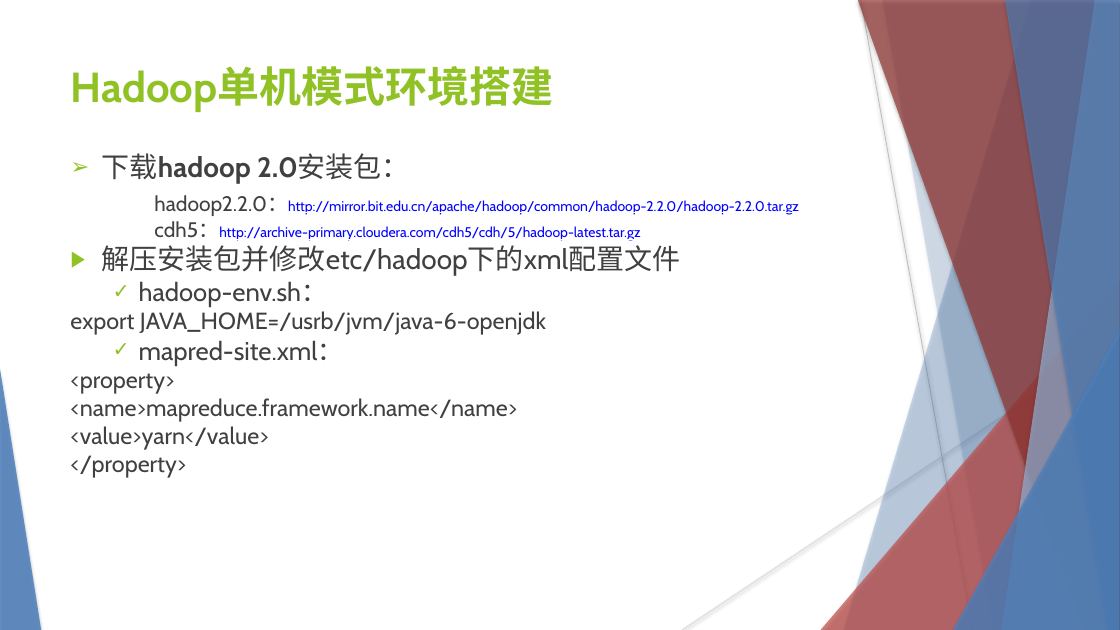
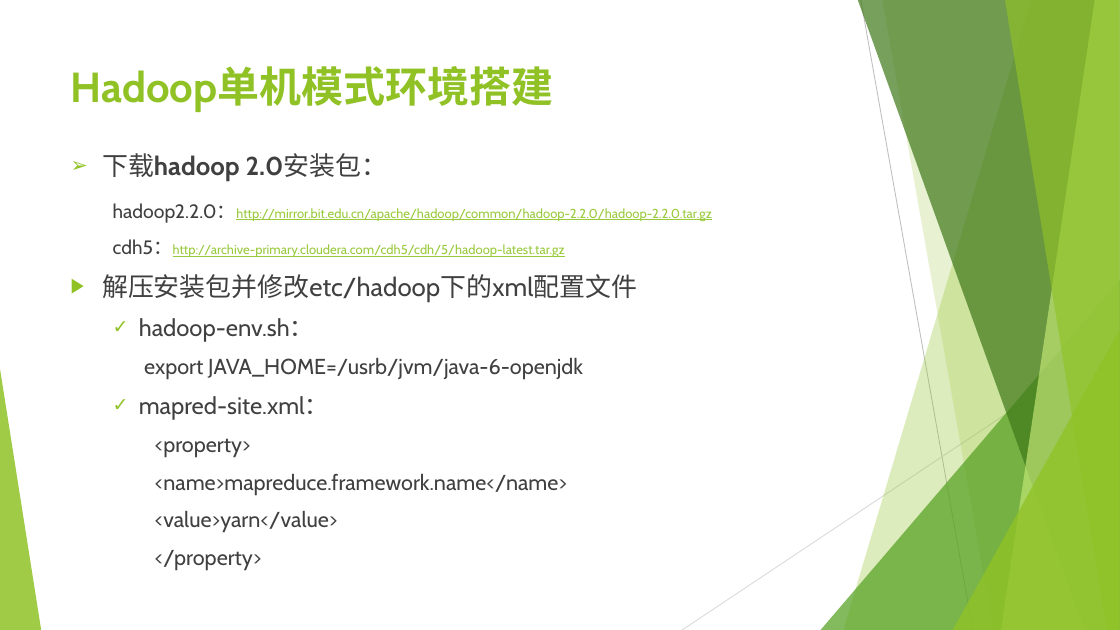
Before and after one commit to YunKillerE/learning-record, a slide deck: slide 47 of HADOOP.pptx. Drawn at 1120x630 pixels with LibreOffice and Linux fonts; fonts in the diff are those of the drawing. Boxes give left, top, right and bottom in pixels: in the first picture for what was removed or moved away, otherwise in the second. Text is boxed around its words. In the diff, an @@ line names an element or a change of style, - is before the commit and + after.

Commit message:
modify hadoop.pptx error

```diff
--- a/HADOOP.pptx
+++ b/HADOOP.pptx
@@ freeform shape at (844, 0, 1120, 630): fill #4F81BD at 30% opacity to #90C226 at 30% opacity; shadow off @@
@@ freeform shape at (858, 0, 1120, 630): fill #953735 at 70% opacity to #3F7819 at 70% opacity; shadow off @@
@@ line (861, 0) - (973, 630): stroke #BFBFBF 0.74 pt to #BFBFBF 0.75 pt @@
@@ freeform shape at (882, 0, 1120, 630): fill #4F81BD at 20% opacity to #90C226 at 20% opacity; shadow off; outline redrawn @@
@@ freeform shape at (1002, 0, 1120, 630): fill #95B3D7 at 70% opacity to #C0E474 at 70% opacity; shadow off @@
@@ freeform shape at (1005, 0, 1120, 630): fill #4F81BD at 65% opacity to #90C226 at 65% opacity; shadow off @@
@@ text "下载hadoop 2.0安装包：" at (102, 153, 712, 570): size 24 to 22.2 pt in "下载hadoop 2.0安装包：", "解压安装包并修改etc/hadoop下的xml配置文件"; size 18 to 16.6 pt, size 12 to 11.1 pt, text colour #0000FF to #99CA3C in "hadoop2.2.0：http://mirror.bit.edu.cn/apache/hadoop/common/ha ...", "cdh5：http://archive-primary.cloudera.com/cdh5/cdh/5/hadoop-l ..."; size 22 to 20.4 pt in "hadoop-env.sh：", "mapred-site.xml："; size 20 to 18.5 pt in "export JAVA_HOME=/usrb/jvm/java-6-openjdk", "<property>", "<name>mapreduce.framework.name</name>", "<value>yarn</value>" and 1 more places; indent changed; more space between paragraphs; list level 1 to 3 in "export JAVA_HOME=/usrb/jvm/java-6-openjdk"; list level 1 to 3 in "<property>"; list level 1 to 3 in "<name>mapreduce.framework.name</name>"; list level 1 to 3 in "<value>yarn</value>"; list level 1 to 3 in "</property>" @@
@@ triangle at (821, 280, 1120, 630): fill #C0504D at 72% opacity to #54A021 at 72% opacity; shadow off @@
@@ line (1120, 339) - (682, 630): stroke #D9D9D9 0.74 pt to #D9D9D9 0.75 pt @@
@@ triangle at (953, 330, 1120, 630): fill #4F81BD at 80% opacity to #90C226 at 80% opacity; shadow off @@
@@ triangle at (0, 369, 41, 630): fill #4F81BD at 85% opacity to #90C226 at 85% opacity; shadow off @@
```
Also in this commit, not shown: 52 other slides changed, 1 other file.
